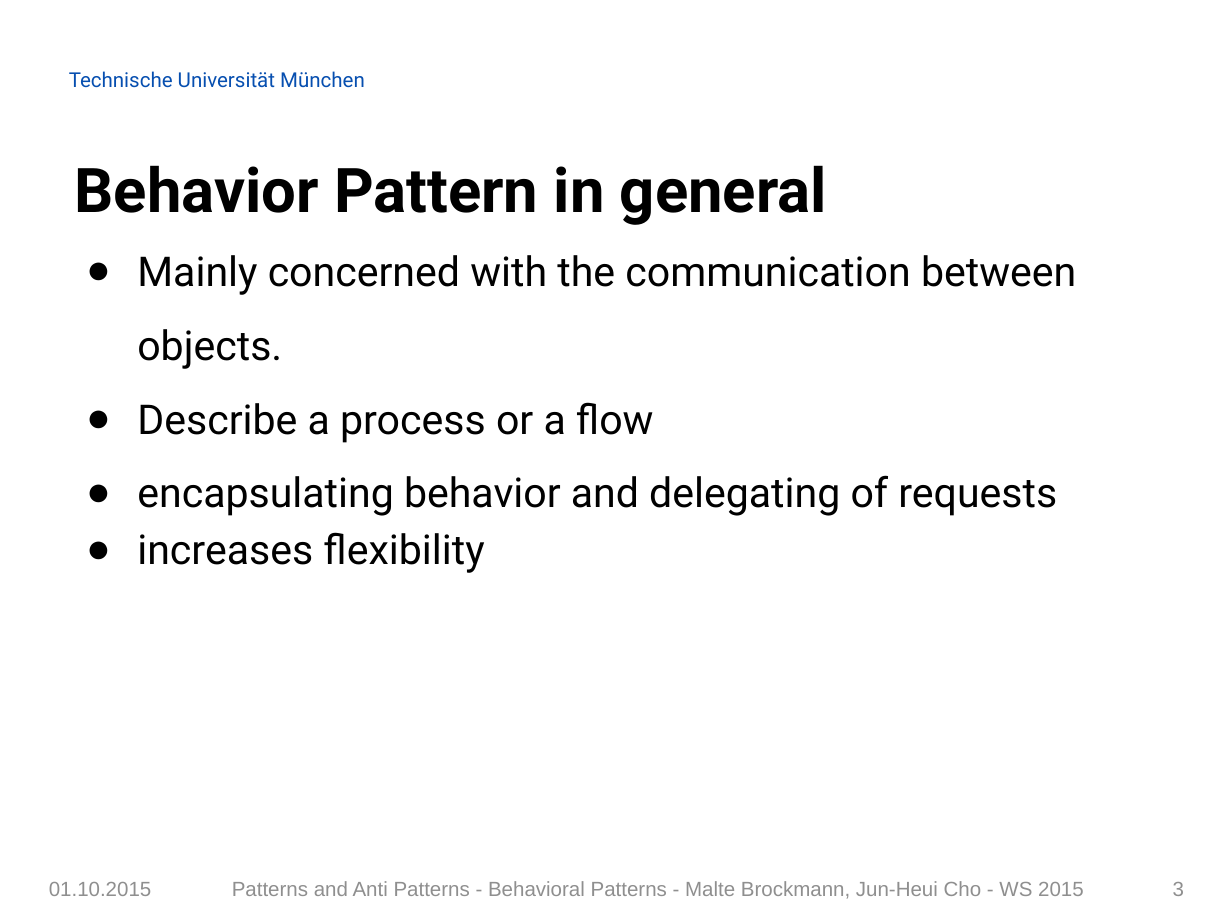
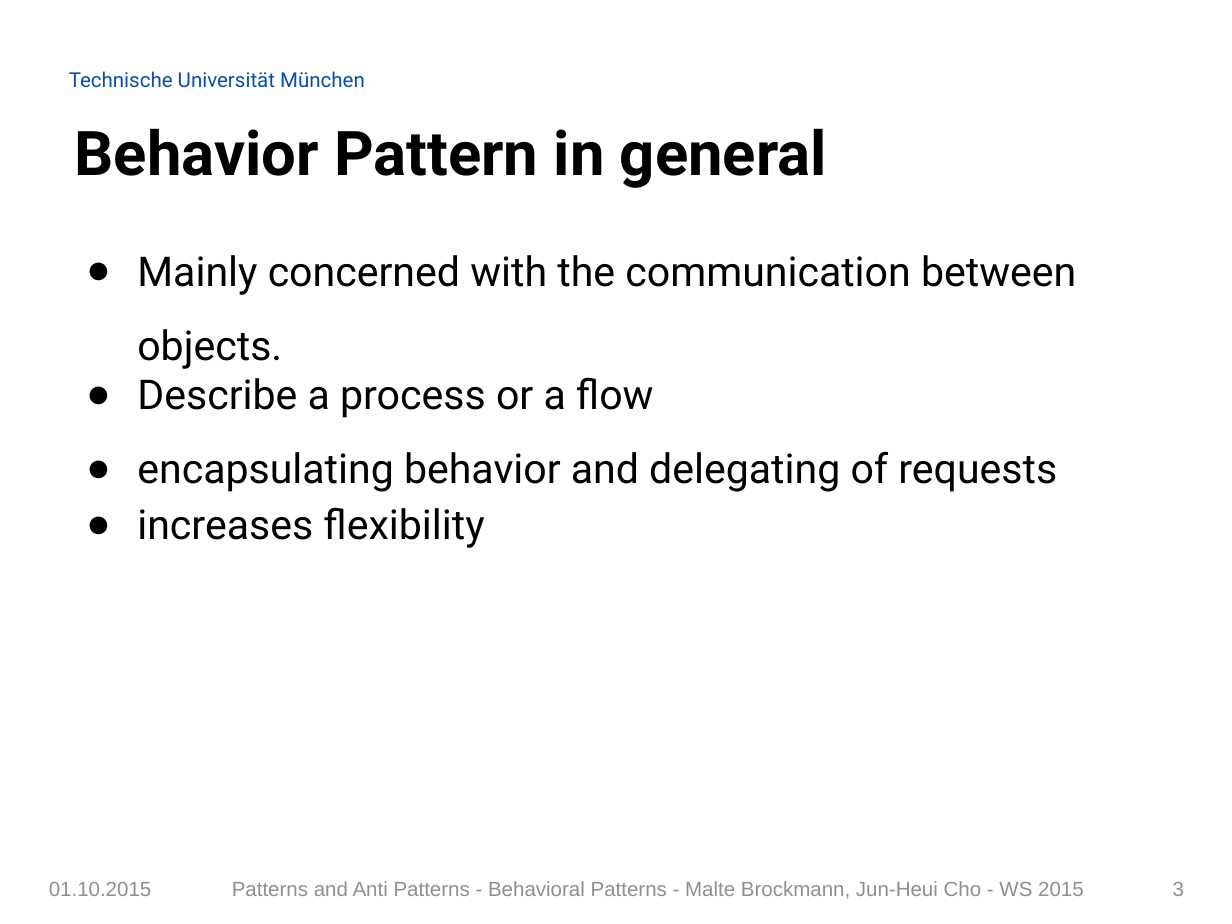
Before and after one commit to Painted6/Behavioral-design-patterns, a slide deck: slide 3 of Behavioral Patterns - JS Patterns and Anti Patterns.pptx. Drawn at 1232x924 pixels with LibreOffice and Linux fonts; fonts in the diff are those of the drawing; background and template pictures are left out. Boxes give left, top, right and bottom in pixels: in the first picture for what was removed or moved away, otherwise in the second. Text is boxed around its words. In the diff, an @@ line names an element or a change of style, - is before the commit and + after.

Commit message:
fixed formatting in powerpoint

```diff
--- a/Behavioral Patterns - JS Patterns and Anti Patterns.pptx
+++ b/Behavioral Patterns - JS Patterns and Anti Patterns.pptx
@@ title "Behavior Pattern in general" at bbox=[75, 128, 827, 188]: line spacing 1.5 to 1 @@
@@ text at bbox=[137, 377, 654, 418]: line spacing 1.5 to 1 @@
```
Also in this commit, not shown: 35 other slides changed.
